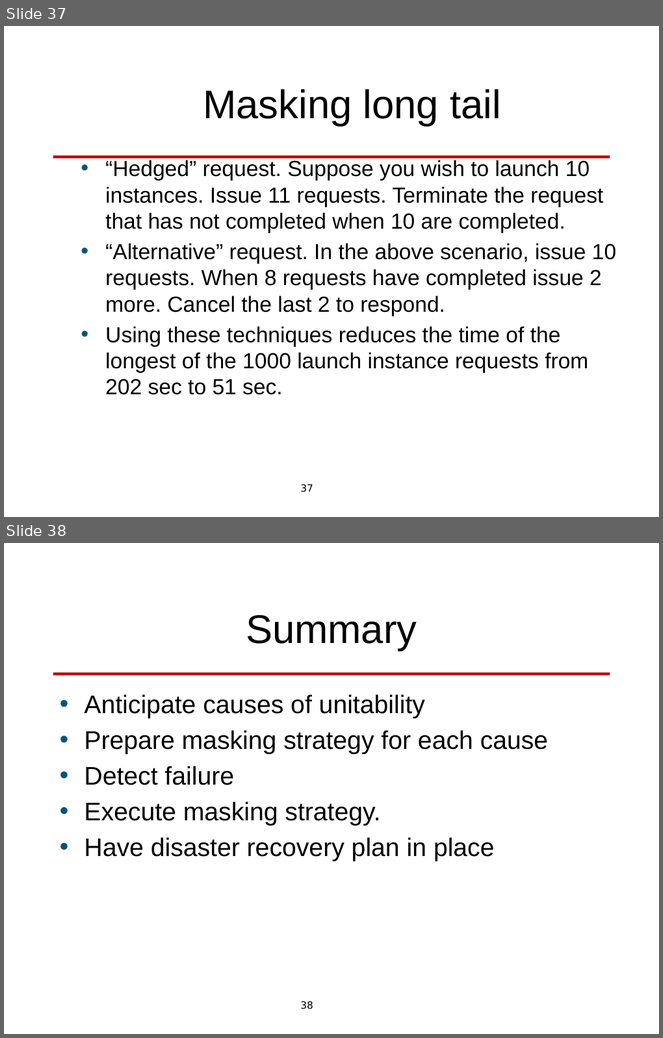
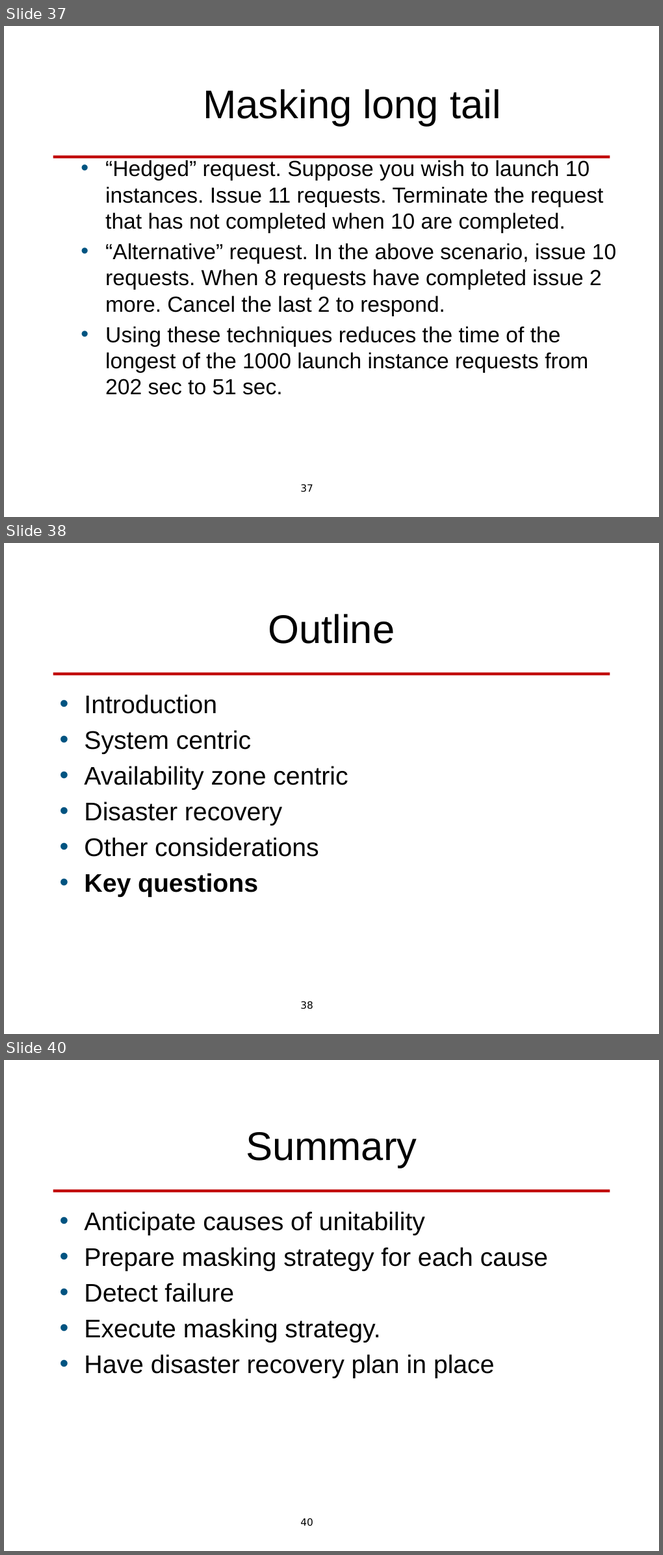
Before and after one commit to len-bass/architecture-design, a slide deck: availability.pptx. Shown one above the other, each under a label of ours: slides 37 and 38 before the commit, slides 37, 38 and 40 after it; the slides between them are not shown. The pictures are 663x1038 and 663x1555 pixels, drawn with LibreOffice and Linux fonts; fonts in the diff are those of the drawing; background and template pictures are left out. Boxes give left, top, right and bottom in pixels: in the first picture for what was removed or moved away, otherwise in the second. Text is boxed around its words. In the diff, an @@ line names an element or a change of style, - is before the commit and + after.

```diff
--- a/availability.pptx
+++ b/availability.pptx
@@ slide 38 added at [4, 543, 659, 1034], background #FFFFFF; not listed: 2 template elements that a slide beside it also shows @@
@@ title added at [268, 614, 395, 644], 44 pt, text #000000 @@
+Outline
@@ text added at [84, 694, 348, 897], 28 pt, text #000000 @@
+• Introduction
+• System centric
+• Availability zone centric
+• Disaster recovery
+• Other considerations
+• Key questions
@@ what was slide 38 is now slide 40 @@
@@ page number at [300, 1518, 313, 1527]: text changed @@
-38
+40
```
Also in this commit, not shown: 5 slides changed, 1 other slide added, 5 other files.
